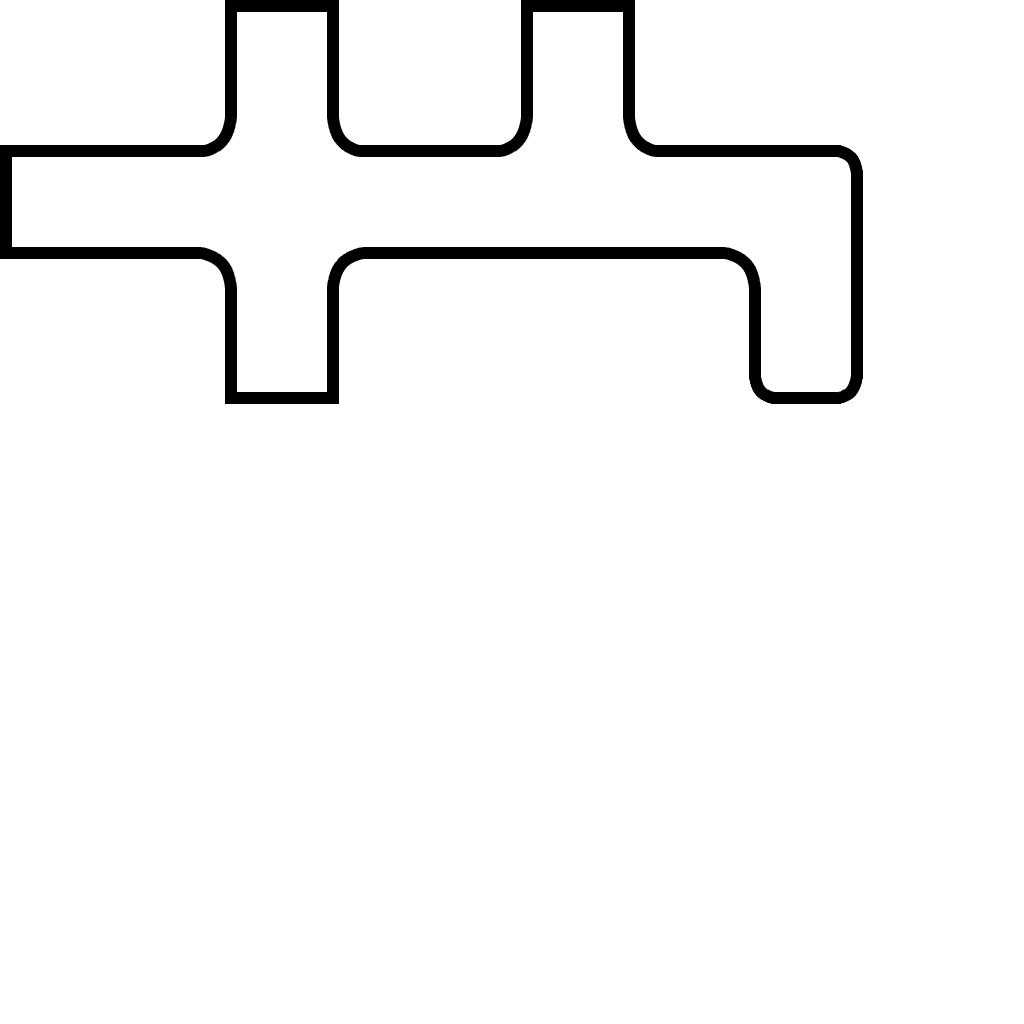
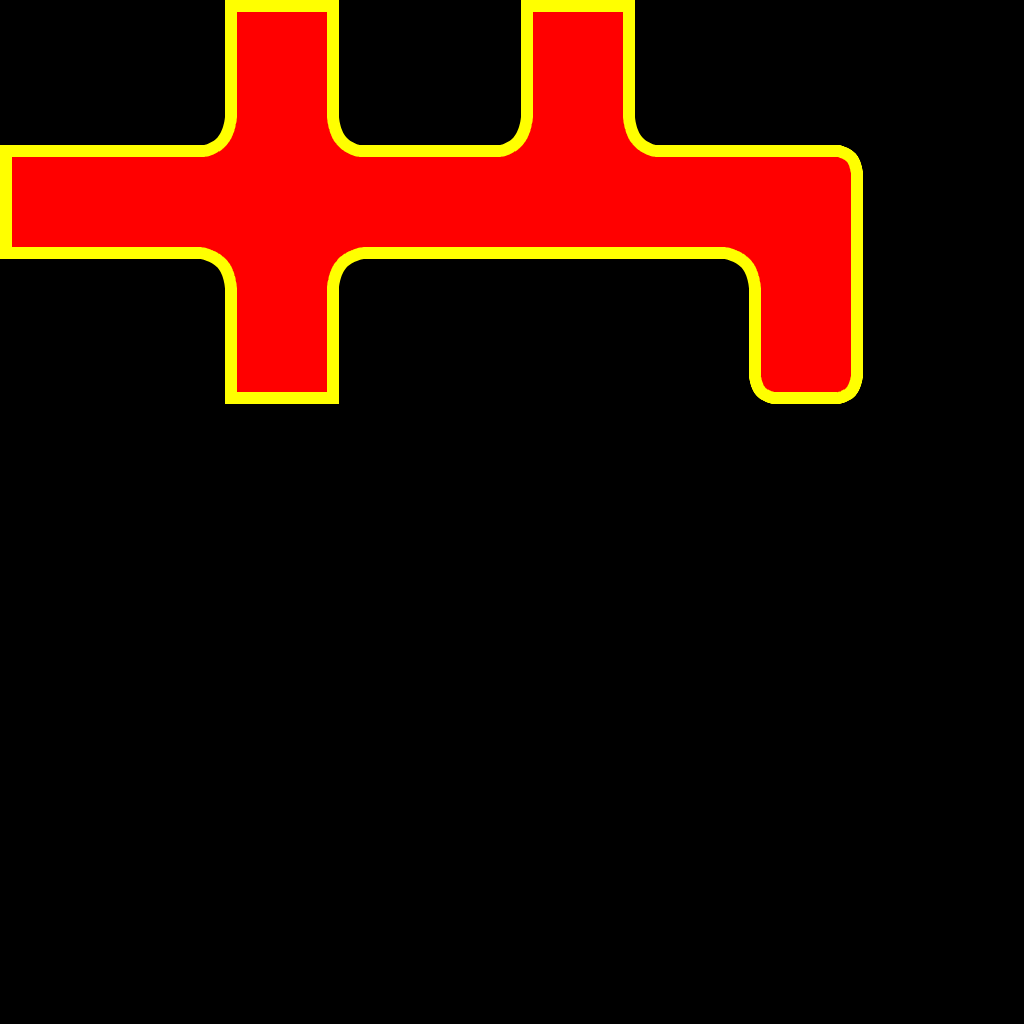
Revision of a layered 1024 x 1024 image; what changed, layer by layer:
added layer "Layer 8" above "Folder 2" over (x1=0, y1=0, x2=1024, y2=1024)
painted on "Layer 4" over (x1=0, y1=0, x2=867, y2=408)
hid "Layer 2" over (x1=0, y1=0, x2=1024, y2=1024)
added layer "Layer 7" above "Layer 6" over (x1=0, y1=0, x2=1024, y2=1024)
